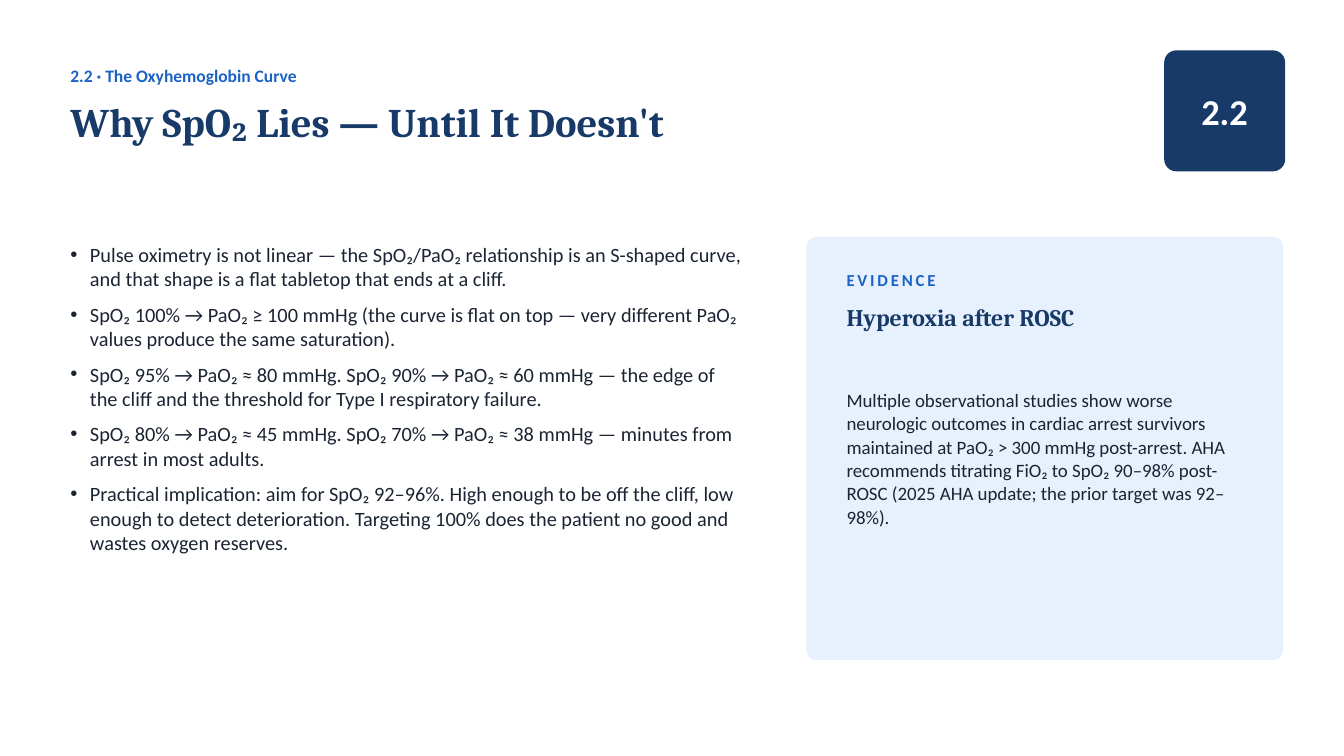
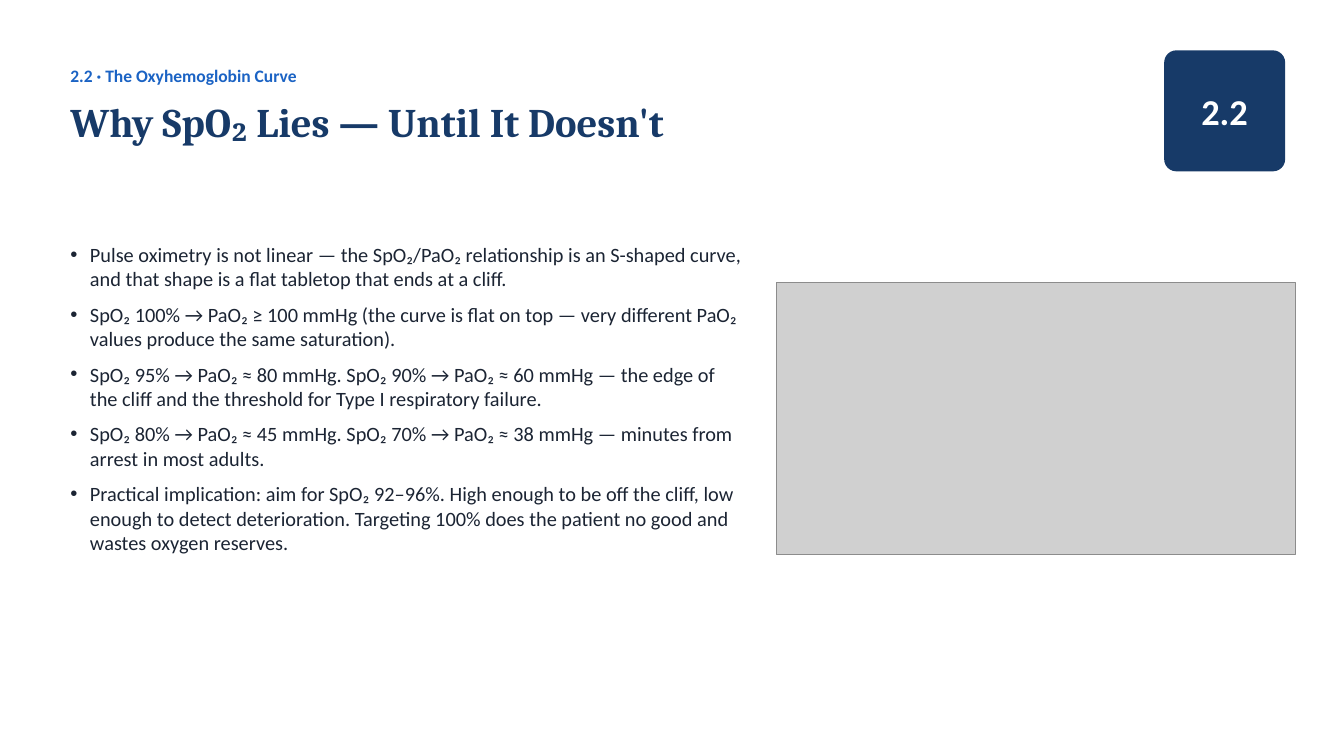
Before and after one commit to amr-kc-protocols/amr-kc-protocols, a slide deck: slide 17 of vta/slides/Ventilator_Academy_Full_Course.pptx. Drawn at 1344x756 pixels with LibreOffice and Linux fonts; fonts in the diff are those of the drawing; grey boxes stand for pictures. Boxes give left, top, right and bottom in pixels: in the first picture for what was removed or moved away, otherwise in the second. Text is boxed around its words. In the diff, an @@ line names an element or a change of style, - is before the commit and + after.

```diff
--- a/vta/slides/Ventilator_Academy_Full_Course.pptx
+++ b/vta/slides/Ventilator_Academy_Full_Course.pptx
@@ rounded rectangle removed at bbox=[807, 237, 1284, 660] @@
@@ picture added at bbox=[776, 282, 1296, 555] @@
@@ text removed at bbox=[847, 275, 936, 286] @@
-EVIDENCE
@@ text removed at bbox=[847, 309, 1074, 331] @@
-Hyperoxia after ROSC
@@ text removed at bbox=[847, 394, 1225, 527] @@
-Multiple observational studies show worse neurologic outcomes in cardiac arrest survivors maintained at PaO₂ > 300 mmHg post-arrest. AHA recommends titrating FiO₂ to SpO₂ 90–98% post-ROSC (2025 AHA update; the prior target was 92–98%).
```
Also in this commit, not shown: 9 other slides changed, 16 other files.
